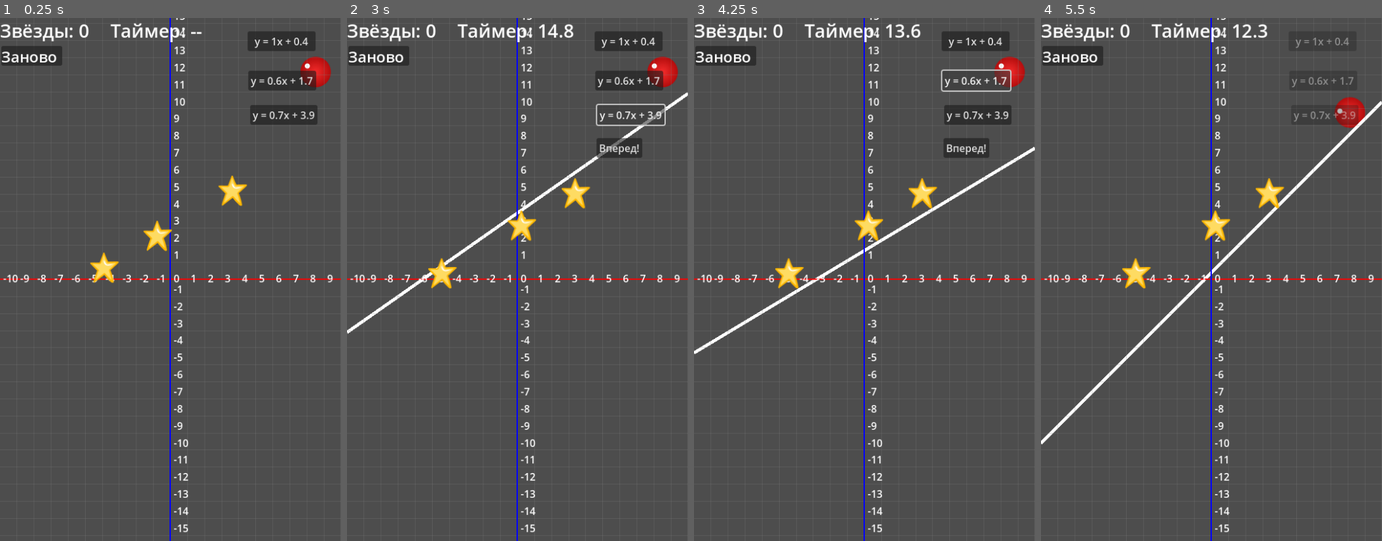
Above: before the commit, frames 1-4 (left to right).
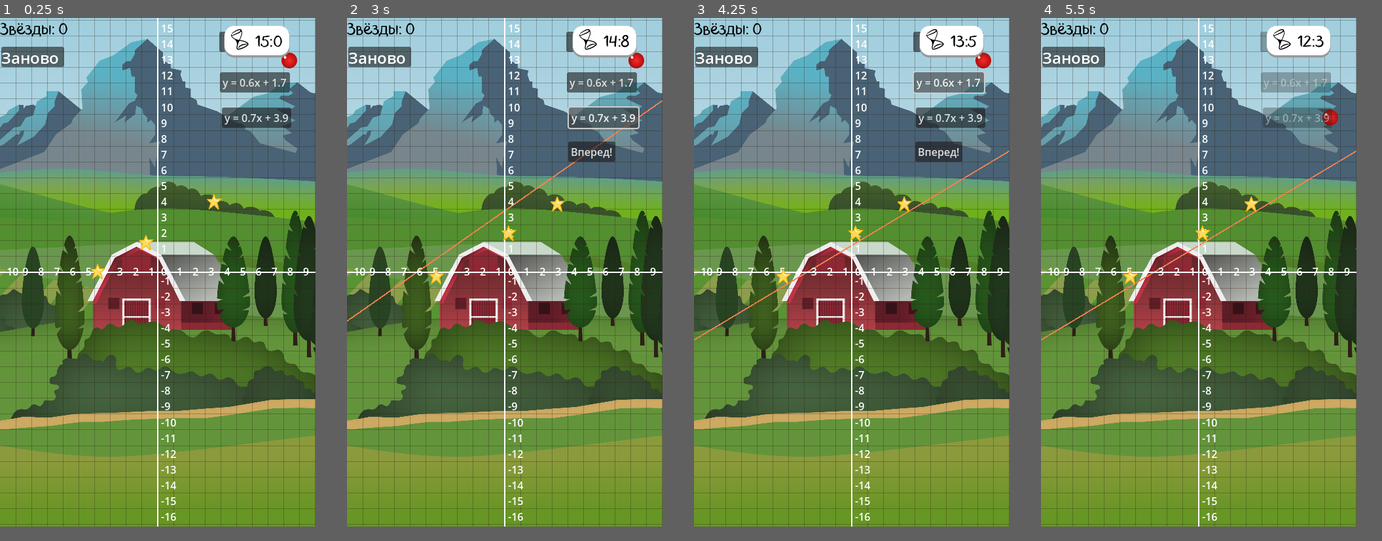
Above: after the commit, the same moments.

Repository: salena123/StarFunc
Game: Godot game, scene res://node_2d.tscn
Two runs of this game, one before a commit and one after it. Both use one fixed random seed, a clock stepped at 60 frames per second and the inputs below.
Inputs:
- Up to frame 1 (0.25 s): no input
- Up to frame 2 (3 s): click "Заново" at 0.5 s; click "Заново" at 1.25 s; click "Заново" at 2 s; click "y = 0.7x + 3.9" at 2.75 s
- Up to frame 3 (4.25 s): click "y = 0.6x + 1.7" at 3.5 s
- Up to frame 4 (5.5 s): click "y = 1x + 0.4" at 4.25 s; click "Вперед!" at 5 s
In our replay, the window is 521x800 before the commit and 482x778 after it. These sizes can differ from the game's own. Grey fills any space a smaller window leaves; there, only what the larger window draws over its background counts as a difference.

The runs differ from the first frame. In frame 1, 86% of the frame differs, in the area x 0-100%, y 0-100%; in frame 2, 86%; in frame 3, 86%; in frame 4, 86%.

Commit message:
добавлен дизайн

Diff:
--- a/ScoreText.tres
+++ b/ScoreText.tres
@@ -1,4 +1,8 @@
-[gd_resource type="LabelSettings" format=3 uid="uid://u2by8jd7hk8g"]
+[gd_resource type="LabelSettings" load_steps=2 format=3 uid="uid://u2by8jd7hk8g"]
+
+[ext_resource type="FontFile" uid="uid://bsi23ifa7ri5i" path="res://BlushesRegular.ttf" id="1_p8pt3"]
 
 [resource]
-font_size = 29
+font = ExtResource("1_p8pt3")
+font_size = 24
+font_color = Color(0, 0, 0, 1)
--- /dev/null
+++ b/background.gd
@@ -0,0 +1,4 @@
+extends TextureRect
+
+func _ready():
+	size = get_viewport().get_visible_rect().size
--- a/grid.gd
+++ b/grid.gd
@@ -2,9 +2,9 @@
 
 @export var grid_spacing_x: int = 50
 @export var grid_spacing_y: int = 50
-@export var grid_color: Color = Color(0.5, 0.5, 0.5, 0.3)
-@export var axis_color_x: Color = Color(1, 0, 0)
-@export var axis_color_y: Color = Color(0, 0, 1)
+@export var grid_color: Color = Color(0.169, 0.106, 0.067, 0.302)
+@export var axis_color_x: Color = Color(1, 1, 1)
+@export var axis_color_y: Color = Color(1, 1, 1)
 @export var label_color: Color = Color(1, 1, 1)
 
 @export var font: Font
--- a/node_2d.tscn
+++ b/node_2d.tscn
@@ -1,11 +1,14 @@
-[gd_scene load_steps=17 format=3 uid="uid://c2cdbk2ehc4o3"]
+[gd_scene load_steps=21 format=3 uid="uid://c2cdbk2ehc4o3"]
 
 [ext_resource type="Script" uid="uid://c7qx3hdq3vnhc" path="res://scripts/main.gd" id="1_kdubu"]
 [ext_resource type="Texture2D" uid="uid://bxmtukicbddqc" path="res://Group 1000007217 (1).png" id="1_wtcfe"]
 [ext_resource type="Texture2D" uid="uid://b57q1eub2wvc5" path="res://Group 1000007244.png" id="2_epypp"]
 [ext_resource type="Texture2D" uid="uid://bpdan0od4twig" path="res://earth.png" id="3_0hol4"]
 [ext_resource type="LabelSettings" uid="uid://u2by8jd7hk8g" path="res://ScoreText.tres" id="5_q6r6c"]
+[ext_resource type="Texture2D" uid="uid://du8swh2slpfph" path="res://BackgrondSprite.png" id="6_4d7sh"]
 [ext_resource type="Script" uid="uid://c8g543guoxhdl" path="res://grid.gd" id="6_kdubu"]
+[ext_resource type="Script" uid="uid://d5jhcclg2few" path="res://background.gd" id="6_rj586"]
+[ext_resource type="Texture2D" uid="uid://dsphoe8vgna25" path="res://Group (3).png" id="8_4d7sh"]
 
 [sub_resource type="PhysicsMaterial" id="PhysicsMaterial_y32ns"]
 
@@ -32,10 +35,40 @@
 
 [sub_resource type="LabelSettings" id="LabelSettings_rj586"]
 
+[sub_resource type="StyleBoxFlat" id="StyleBoxFlat_rj586"]
+bg_color = Color(1, 1, 1, 1)
+corner_radius_top_left = 15
+corner_radius_top_right = 15
+corner_radius_bottom_right = 15
+corner_radius_bottom_left = 15
+expand_margin_left = 10.0
+expand_margin_top = 5.0
+expand_margin_right = 10.0
+shadow_color = Color(0.6, 0.6, 0.6, 1)
+shadow_size = 1
+shadow_offset = Vector2(0, 3)
+
 [sub_resource type="SystemFont" id="SystemFont_kdubu"]
 
 [node name="level1" type="Node2D"]
 script = ExtResource("1_kdubu")
+
+[node name="Background" type="TextureRect" parent="."]
+modulate = Color(1, 1, 1, 0.90588236)
+anchors_preset = 8
+anchor_left = 0.5
+anchor_top = 0.5
+anchor_right = 0.5
+anchor_bottom = 0.5
+offset_right = 600.0
+offset_bottom = 760.0
+grow_horizontal = 2
+grow_vertical = 2
+scale = Vector2(1.0057411, 1)
+texture = ExtResource("6_4d7sh")
+expand_mode = 1
+stretch_mode = 6
+script = ExtResource("6_rj586")
 
 [node name="ball" type="RigidBody2D" parent="."]
 position = Vector2(88, 83)
@@ -43,9 +76,11 @@
 freeze_mode = 1
 
 [node name="Sprite2D" type="Sprite2D" parent="ball"]
+scale = Vector2(0.5, 0.5)
 texture = ExtResource("1_wtcfe")
 
 [node name="CollisionShape2D" type="CollisionShape2D" parent="ball"]
+scale = Vector2(0.5, 0.5)
 shape = SubResource("CircleShape2D_0hol4")
 
 [node name="track" type="StaticBody2D" parent="."]
@@ -56,7 +91,8 @@
 shape = SubResource("SegmentShape2D_q6r6c")
 
 [node name="Line2D" type="Line2D" parent="track"]
-width = 5.0
+width = 2.0
+default_color = Color(0.9843137, 0.50980395, 0.3137255, 1)
 
 [node name="CollisionShape2D" type="CollisionShape2D" parent="track"]
 shape = SubResource("SegmentShape2D_kdubu")
@@ -69,7 +105,8 @@
 shape = SubResource("SegmentShape2D_q6r6c")
 
 [node name="Line2D" type="Line2D" parent="track2"]
-width = 5.0
+width = 2.0
+default_color = Color(0.9843137, 0.50980395, 0.3137255, 1)
 
 [node name="CollisionShape2D" type="CollisionShape2D" parent="track2"]
 shape = SubResource("SegmentShape2D_kdubu")
@@ -80,30 +117,36 @@
 position = Vector2(165, 196)
 
 [node name="Sprite2D" type="Sprite2D" parent="stars/star1"]
+scale = Vector2(0.5, 0.5)
 texture = ExtResource("2_epypp")
 
 [node name="CollisionShape2D" type="CollisionShape2D" parent="stars/star1"]
 position = Vector2(-1, 1)
+scale = Vector2(0.5, 0.5)
 shape = SubResource("CircleShape2D_q6r6c")
 
 [node name="star2" type="Area2D" parent="stars"]
 position = Vector2(429, 317)
 
 [node name="Sprite2D" type="Sprite2D" parent="stars/star2"]
+scale = Vector2(0.5, 0.5)
 texture = ExtResource("2_epypp")
 
 [node name="CollisionShape2D" type="CollisionShape2D" parent="stars/star2"]
 position = Vector2(-1, 1)
+scale = Vector2(0.5, 0.5)
 shape = SubResource("CircleShape2D_q6r6c")
 
 [node name="star3" type="Area2D" parent="stars"]
 position = Vector2(643, 406)
 
 [node name="Sprite2D" type="Sprite2D" parent="stars/star3"]
+scale = Vector2(0.5, 0.5)
 texture = ExtResource("2_epypp")
 
 [node name="CollisionShape2D" type="CollisionShape2D" parent="stars/star3"]
 position = Vector2(-1, 1)
+scale = Vector2(0.5, 0.5)
 shape = SubResource("CircleShape2D_q6r6c")
 
 [node name="exit" type="Area2D" parent="."]
@@ -365,13 +408,6 @@
 text = "Введите значения k и b"
 label_settings = SubResource("LabelSettings_kdubu")
 
-[node name="Timer" type="Label" parent="UI"]
-offset_left = 174.0
-offset_right = 300.0
-offset_bottom = 40.0
-text = "Таймер: "
-label_settings = ExtResource("5_q6r6c")
-
 [node name="Slider" type="Control" parent="UI"]
 layout_mode = 3
 anchors_preset = 1
@@ -411,6 +447,30 @@
 offset_right = 151.0
 offset_bottom = 23.0
 
+[node name="TimerContainer" type="PanelContainer" parent="UI"]
+anchors_preset = 1
+anchor_left = 1.0
+anchor_right = 1.0
+offset_left = -90.0
+offset_top = 17.0
+offset_right = -50.0
+offset_bottom = 57.0
+grow_horizontal = 0
+theme_override_styles/panel = SubResource("StyleBoxFlat_rj586")
+
+[node name="ContentHBox" type="HBoxContainer" parent="UI/TimerContainer"]
+layout_mode = 2
+theme_override_constants/separation = 10
+
+[node name="TextureRect" type="TextureRect" parent="UI/TimerContainer/ContentHBox"]
+layout_mode = 2
+texture = ExtResource("8_4d7sh")
+stretch_mode = 2
+
+[node name="Label" type="Label" parent="UI/TimerContainer/ContentHBox"]
+layout_mode = 2
+label_settings = ExtResource("5_q6r6c")
+
 [node name="Grid" type="Node2D" parent="."]
 script = ExtResource("6_kdubu")
 font = SubResource("SystemFont_kdubu")
--- a/project.godot
+++ b/project.godot
@@ -17,8 +17,8 @@
 
 [display]
 
-window/size/viewport_width=537
-window/size/viewport_height=823
+window/size/viewport_width=482
+window/size/viewport_height=778
 window/handheld/orientation=5
 
 [editor]
--- a/scripts/level_generator.gd
+++ b/scripts/level_generator.gd
@@ -204,7 +204,15 @@
 	if root.b_value_label:
 		root.b_value_label.visible = false
 		root.b_value_label.text = ""
+	root.utils.clear_ui_before_level_load()
 	_reset_slider_ui()
+
+	# Сброс таймера в начале нового уровня
+	if root.timer:
+		root.timer.stop()
+		root.timer.paused = false
+	if root.timer_label:
+		root.timer_label.text = root.format_time(root.timer_duration)
 
 	if root.level_saver:
 		var saved = load_saved_level(root.level)
@@ -570,6 +578,14 @@
 		for child in root.track2.get_children():
 			if child is CollisionShape2D:
 				child.queue_free()
+
+	# Сброс таймера при перезапуске уровня
+	if root.timer:
+		root.timer.stop()
+		root.timer.paused = false
+	if root.timer_label:
+		root.timer_label.text = root.format_time(root.timer_duration)
+
 	var lvl_type = get_level_type(root.level)
 	if lvl_type == LevelType.INPUT_LINEAR:
 		if root.k_input:
--- a/scripts/main.gd
+++ b/scripts/main.gd
@@ -40,7 +40,7 @@
 @onready var forward_button_input = get_node_or_null("UI/InputPanel/ForwardButtonInput")
 @onready var error_label = get_node_or_null("UI/InputPanel/ErrorLabel")
 @onready var restart = $UI/Restart
-@onready var timer_label = $UI/Timer
+@onready var timer_label = $UI/TimerContainer/ContentHBox/Label
 @onready var k_slider_label = get_node_or_null("UI/Slider/KLabel")
 @onready var b_slider_label = get_node_or_null("UI/Slider/BLabel")
 @onready var x_label = get_node_or_null("UI/Slider/XLabel")
@@ -100,7 +100,7 @@
 	add_child(timer)
 
 	if timer_label:
-		timer_label.text = "Таймер: --"
+		timer_label.text = format_time(timer_duration)
 
 	set_process(true)
 	print_scene_info()
@@ -150,21 +150,26 @@
 		timer.wait_time = timer_duration
 		timer.start()
 		if timer_label:
-			timer_label.text = "Таймер: " + str(timer_duration)
+			timer_label.text = format_time(timer_duration)
 		print("Таймер запущен, выбрана функция:", func_str)
 
 func _on_timer_timeout():
 	if timer_label:
-		timer_label.text = "Таймер: 0.0"
+		timer_label.text = format_time(0.0)
 	physics.check_level_complete_by_stars()
+
+func format_time(seconds: float) -> String:
+	var secs = int(seconds)
+	var millis = int((seconds - secs) * 10)
+	return "%02d:%d" % [secs, millis]
 
 func update_timer_display():
 	if timer_label and timer:
 		if timer.is_stopped():
-			timer_label.text = "Таймер: --"
+			timer_label.text = format_time(timer_duration)
 		else:
 			var time_left = timer.time_left
-			timer_label.text = "Таймер: " + str(round(time_left * 10) / 10.0)
+			timer_label.text = format_time(time_left)
 
 func print_scene_info():
 	var rect = get_viewport_rect()
--- a/scripts/physics_checker.gd
+++ b/scripts/physics_checker.gd
@@ -16,16 +16,12 @@
 	if root.score > 0:
 		root.ball.freeze = true
 		if root.timer:
-			root.timer.stop()
-		if root.timer_label:
-			root.timer_label.text = "Таймер: 0.0"
+			root.timer.paused = true
 		if root.progress_manager:
 			root.progress_manager.on_level_complete(root.level, root.score)
 		root.ui.show_level_complete()
 	else:
 		root.ball.freeze = true
-		if root.timer_label:
-			root.timer_label.text = "Таймер: 0.0"
 		root.ui.show_fail()
 
 func check_ball_fall_off_screen():
@@ -34,7 +30,5 @@
 	or root.ball.global_position.x > rect.size.x + 50 \
 	or root.ball.global_position.x < -50:
 		if root.timer:
-			root.timer.stop()
-		if root.timer_label:
-			root.timer_label.text = "Таймер: 0.0"
+			root.timer.paused = true
 		check_level_complete_by_stars()
--- a/scripts/ui_manager.gd
+++ b/scripts/ui_manager.gd
@@ -52,8 +52,12 @@
 	root.restart.disabled = true
 	level_label.text = "Уровень " + str(root.level) + " пройден!"
 	level_complete_popup.show()
+	if root.timer:
+		root.timer.paused = true
 
 func show_fail():
 	root.restart.disabled = true
 	root.ball.freeze = true
 	fail_popup.show()
+	if root.timer:
+		root.timer.paused = true
--- a/scripts/utils.gd
+++ b/scripts/utils.gd
@@ -3,7 +3,7 @@
 var root
 var top_margin = 50
 var bottom_margin = 50
-var vertical_offset_pixels = 35
+var vertical_offset_pixels = 15
 
 var x_min: float = -10.0
 var x_max: float = 10.0
Binary file added: BackgrondSprite.png
Not shown, added: BackgrondSprite.png.import
Binary file added: BlushesRegular.ttf
Not shown, added: BlushesRegular.ttf.import
Binary file added: Group (1).png
Not shown, added: Group (1).png.import
Binary file added: Group (2).png
Not shown, added: Group (2).png.import
Binary file added: Group (3).png
Not shown, added: Group (3).png.import
Not shown, added: background.gd.uid
